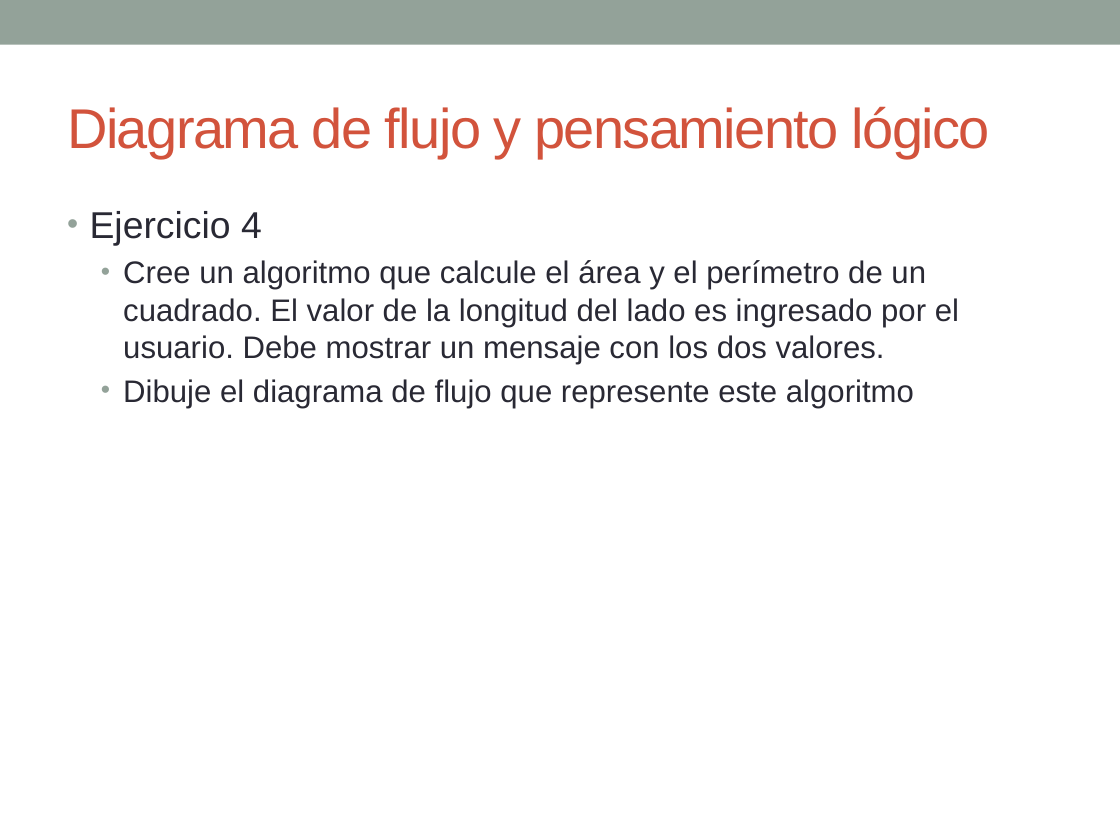
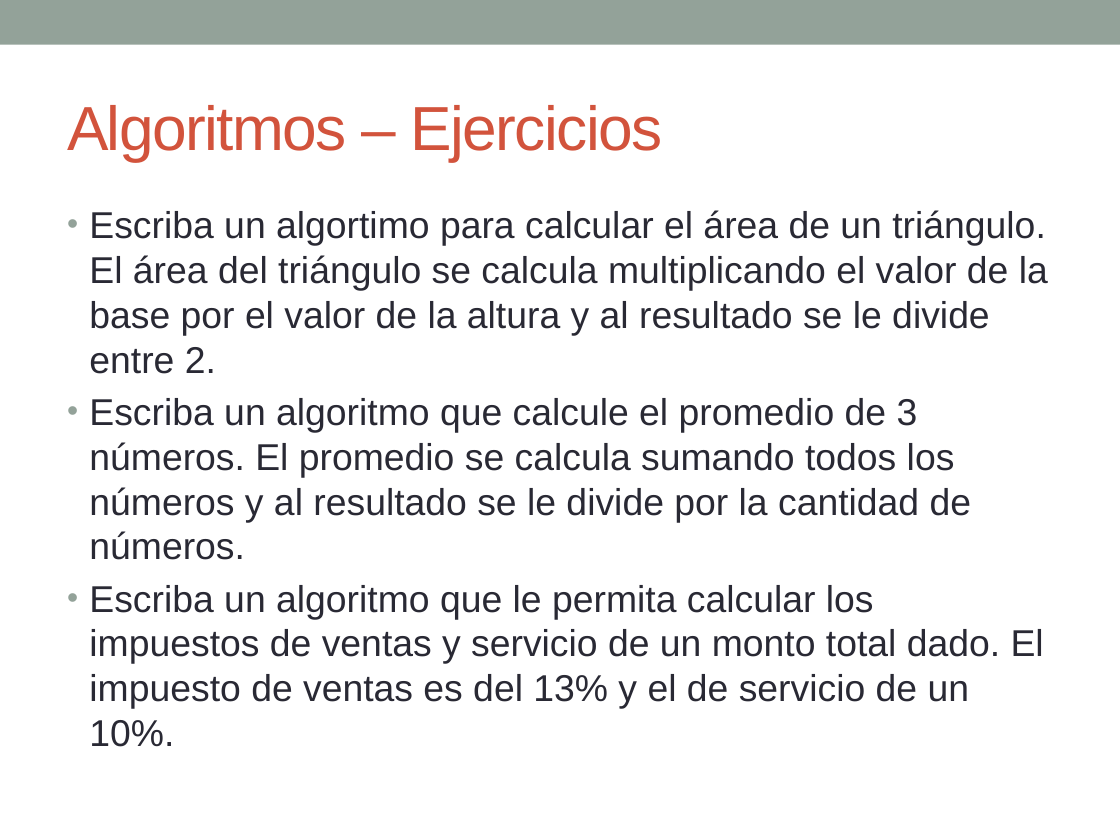
Before and after one commit to esolorzanob/UPI_Introduccion, a slide deck: slide 15 of Semana 2.pptx (slide 16 before the commit). Drawn at 1120x840 pixels with LibreOffice and Linux fonts; fonts in the diff are those of the drawing. Boxes give left, top, right and bottom in pixels: in the first picture for what was removed or moved away, otherwise in the second. Text is boxed around its words. In the diff, an @@ line names an element or a change of style, - is before the commit and + after.

```diff
--- a/Semana 2.pptx
+++ b/Semana 2.pptx
@@ text at <box>67,105,662,162</box>: text changed; size 36 to 40 pt @@
-Diagrama de flujo y pensamiento lógico
+Algoritmos – Ejercicios
@@ text at <box>89,210,1048,747</box>: text changed; size 20 to 24 pt @@
-• Ejercicio 4
-  • Cree un algoritmo que calcule el área y el perímetro de un cuadrado. El valor de la longitud del lado es ingresado por el usuario. Debe mostrar un mensaje con los dos valores.
-  • Dibuje el diagrama de flujo que represente este algoritmo
+• Escriba un algortimo para calcular el área de un triángulo. El área del triángulo se calcula multiplicando el valor de la base por el valor de la altura y al resultado se le divide entre 2.
+• Escriba un algoritmo que calcule el promedio de 3 números. El promedio se calcula sumando todos los números y al resultado se le divide por la cantidad de números.
+• Escriba un algoritmo que le permita calcular los impuestos de ventas y servicio de un monto total dado. El impuesto de ventas es del 13% y el de servicio de un 10%.
```
Also in this commit, not shown: 9 other slides changed, 4 slides added, 5 slides removed, 25 other files.
